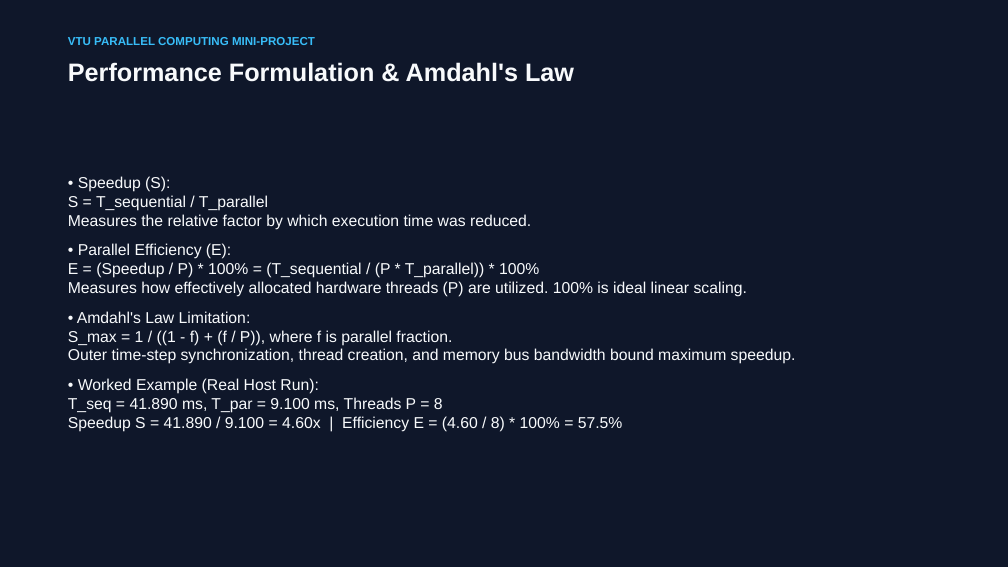
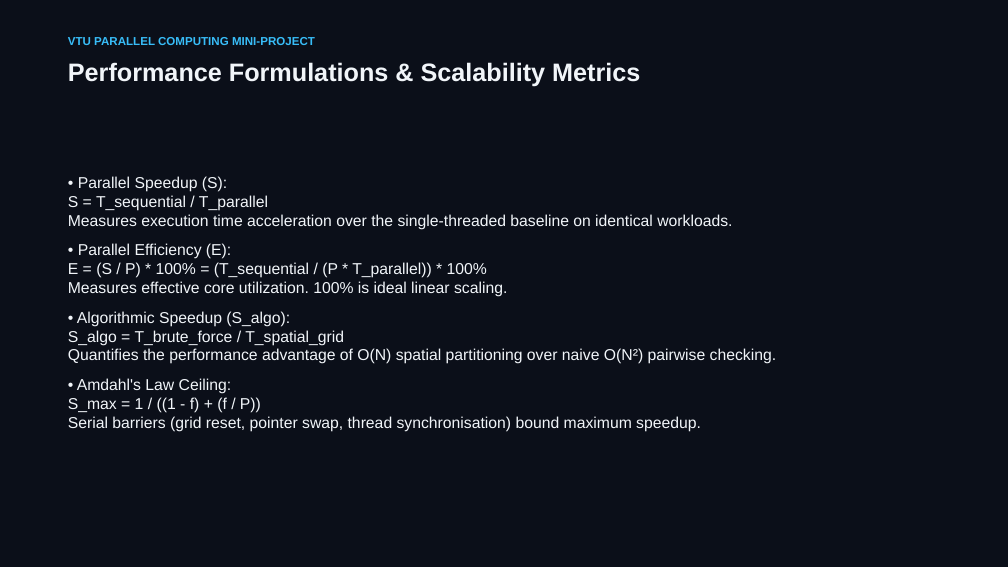
Before and after one commit to rishikeshgowdakk/PC, a slide deck: slide 10 of CrowdSim/presentation/CrowdSim_Project_Presentation.pptx. Drawn at 1008x567 pixels with LibreOffice and Linux fonts; fonts in the diff are those of the drawing. Boxes give left, top, right and bottom in pixels: in the first picture for what was removed or moved away, otherwise in the second. Text is boxed around its words. In the diff, an @@ line names an element or a change of style, - is before the commit and + after.

Commit message:
Implement obstacle avoidance and spatial grid mechanics in CrowdSim
- Added obstacle handling with circular and AABB (axis-aligned bounding box) types.
- Implemented obstacle initialization based on different scenarios (pillars and bottlenecks).
- Developed functions for computing repulsive forces from obstacles and resolving agent penetration.
- Introduced a spatial grid for efficient neighbor querying, reducing computational complexity.
- Created tests for agent initialization, goal steering, obstacle mechanics, spatial grid vs brute force, and sequential vs parallel simulation equivalence.
- Ensured that the simulation maintains physical invariants and validates results across different configurations.

```diff
--- a/CrowdSim/presentation/CrowdSim_Project_Presentation.pptx
+++ b/CrowdSim/presentation/CrowdSim_Project_Presentation.pptx
@@ background #0F172A to #0B0F19 @@
@@ text at (68,62,640,87): text changed; text colour #F8FAFC to #F1F5F9 @@
-Performance Formulation & Amdahl's Law
+Performance Formulations & Scalability Metrics
@@ text at (68,176,776,432): text changed; text colour #F8FAFC to #F1F5F9 @@
-• Speedup (S):
-S = T_sequential / T_parallel
-Measures the relative factor by which execution time was reduced.
-• Parallel Efficiency (E):
-E = (Speedup / P) * 100% = (T_sequential / (P * T_parallel)) * 100%
-Measures how effectively allocated hardware threads (P) are utilized. 100% is ideal linear scaling.
-• Amdahl's Law Limitation:
-S_max = 1 / ((1 - f) + (f / P)), where f is parallel fraction.
-Outer time-step synchronization, thread creation, and memory bus bandwidth bound maximum speedup.
-• Worked Example (Real Host Run):
-T_seq = 41.890 ms, T_par = 9.100 ms, Threads P = 8
-Speedup S = 41.890 / 9.100 = 4.60x | Efficiency E = (4.60 / 8) * 100% = 57.5%
+• Parallel Speedup (S):
+S = T_sequential / T_parallel
+Measures execution time acceleration over the single-threaded baseline on identical workloads.
+• Parallel Efficiency (E):
+E = (S / P) * 100% = (T_sequential / (P * T_parallel)) * 100%
+Measures effective core utilization. 100% is ideal linear scaling.
+• Algorithmic Speedup (S_algo):
+S_algo = T_brute_force / T_spatial_grid
+Quantifies the performance advantage of O(N) spatial partitioning over naive O(N²) pairwise checking.
+• Amdahl's Law Ceiling:
+S_max = 1 / ((1 - f) + (f / P))
+Serial barriers (grid reset, pointer swap, thread synchronisation) bound maximum speedup.
```
Also in this commit, not shown: 10 other slides changed, 4 slides added, 4 slides removed, 37 other files.
